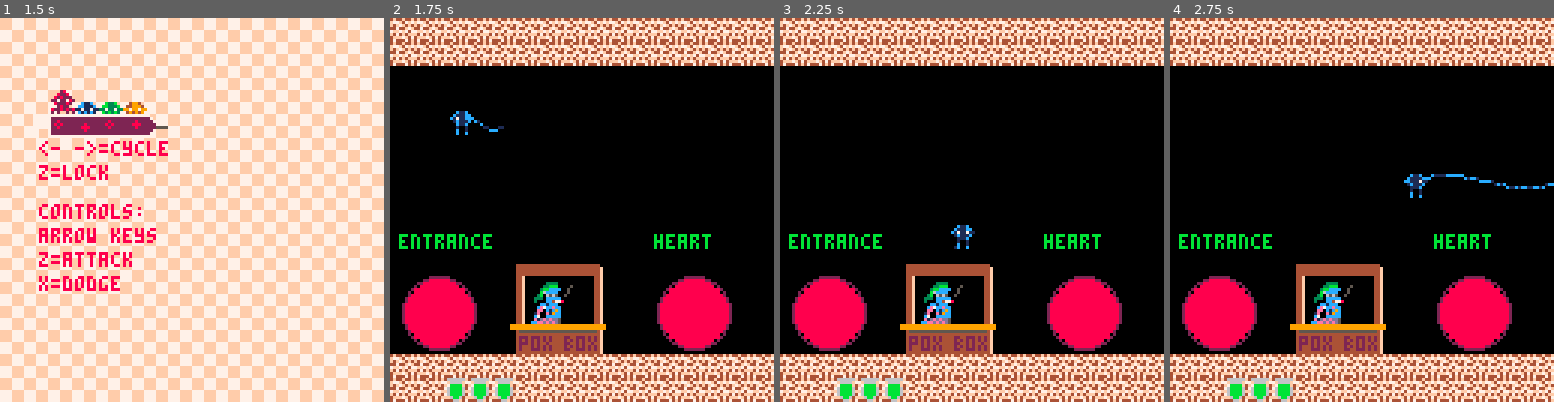
Above: before the commit, frames 1-4 (left to right).
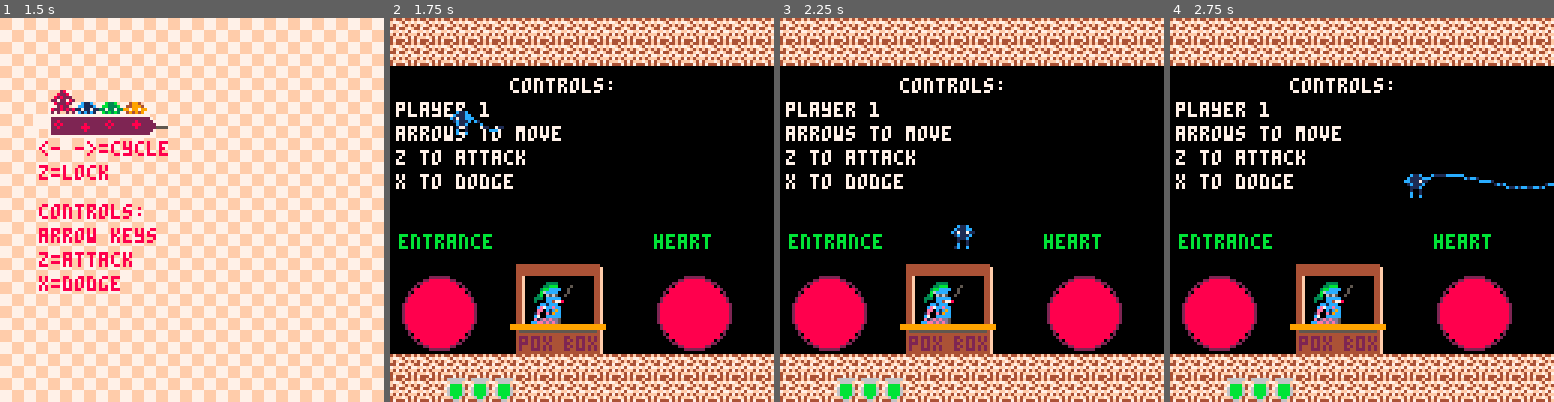
Above: after the commit, the same moments.

Repository: Von-dy/Game_Design_Final_Project
Game: PICO-8 cartridge current_build.p8
The game is run twice, just before and just after one commit, with the same random seed, the same clock (stepped at 60 frames per second) and the same inputs.
Inputs:
- Up to frame 1 (1.5 s): tap X (X key) at 0.33, 1.07 s; tap O (Z key) at 0.7 s
- Up to frame 2 (1.75 s): hold Right from 1.6 s (still down); tap O (Z key) at 1.7 s
- Up to frame 3 (2.25 s): tap X (X key) at 1.85 s; release Right at 2.1 s; tap O (Z key) at 2.1 s; hold Up from 2.15 s (still down)
- Up to frame 4 (2.75 s): release Up at 2.42 s; hold Right from 2.47 s (still down); tap O (Z key) at 2.5 s

Frame 1 is identical in both runs. In frame 2, 2.5% of the frame differs, in the area x 1-58%, y 15-45%; in frame 3, 2.6%; in frame 4, 2.6%.

Commit message:
added instructions within the overworld

Diff:
--- a/current_build.p8
+++ b/current_build.p8
@@ -1132,6 +1132,23 @@
  --prints for signs
  print(boss_list[prev+1], 3, 72, 11)
  print(boss_list[next+1], 88, 72, 11)
+
+ --print instructions for game, only on first entrance of overworld
+--if no previous boss, then do these
+  if game.prev_boss==0 then
+    print("controls:",40,20,7)
+    print("player 1",2,28,7)
+    print("arrows to move",2,36,7)
+    print("z to attack",2,44,7)
+    print("x to dodge",2,52,7)
+  end
+--if two players then do these too
+  if p.n==1 then
+    print("player 2",62,28,7)
+    print("esdf to move",62,36,7)
+    print("lshift to attack",62,44,7)
+    print("a to dodge",62,52,7)
+  end
 end
 
 function draw_characters(p)
